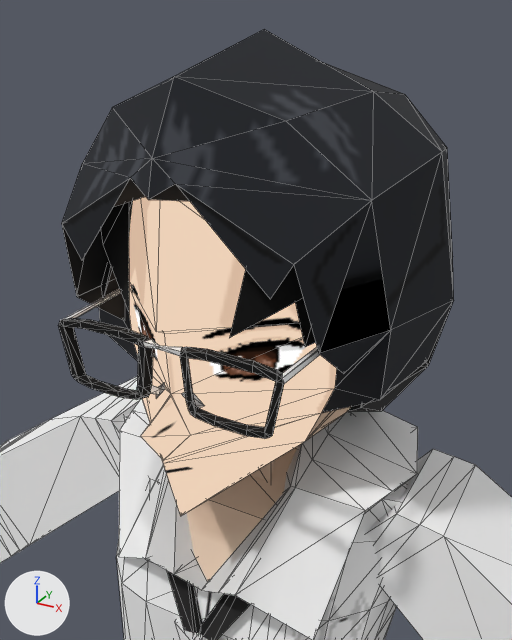
The glTF model public/models/KehanAbout.glb, before and after one commit.
Both versions are drawn from a 50 mm camera at (0.3502, -0.6131, 2.1556) aimed at (0.0353, -0.0404, 1.8693). The lights are fixed; the arrows at lower left show +X, +Y and +Z. The first picture is the older version. Mesh edges are drawn as thin lines. Vertices at exactly the same position are counted once.
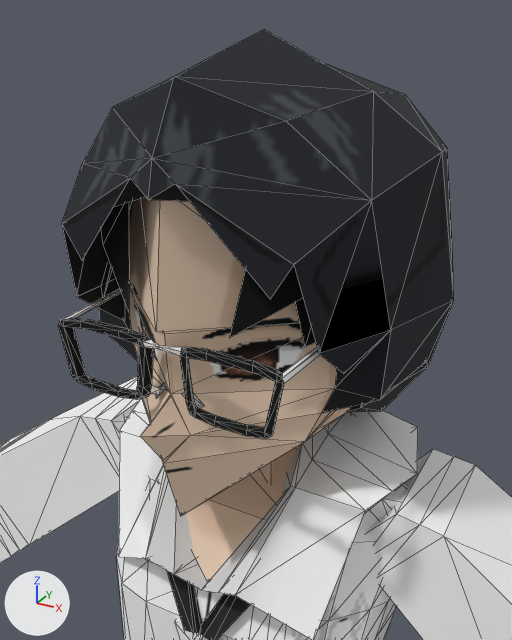
Changed parts and their boxes (x1, y1, x2, y2) in the pictures (512 x 640 px; the box of a moved part takes in the faces that stretch with it):
```json
{"object": "Plane.001", "change": "recoloured, reshaped", "before": [129, 197, 351, 516], "after": [129, 197, 351, 516], "on screen": "beige to brown"}
{"part": 1, "of": "me_plane_001", "change": "moved or reshaped", "before": [141, 397, 321, 464], "after": [141, 397, 321, 464]}
```

Edits to the scene script, one JSON object a line:
```json
{"block": "mat_kehan_face", "where": "n0 = _N.new('ShaderNodeBsdfPrincipled'); n0.name = 'Principled BSDF'"}
{"op": "remove", "block": "mat_kehan_face", "code": "n0.inputs[0].default_value = (0.0, 0.0, 0.0, 1.0)  # 'Base Color', black #000000"}
{"op": "remove", "block": "mat_kehan_face", "code": "n0.inputs[1].default_value = 1.0  # 'Metallic'"}
{"op": "remove", "block": "mat_kehan_face", "code": "n0.inputs[28].default_value = 1.0  # 'Emission Strength'"}
{"block": "mat_kehan_face", "where": "n2 = _N.new('ShaderNodeTexImage'); n2.name = 'Image Texture'"}
{"op": "remove", "block": "mat_kehan_face", "code": "_L.new(n2.outputs[0], n0.inputs[27])  # 'Color' to 'Emission Color'"}
{"op": "add", "block": "mat_kehan_face", "code": "_L.new(n2.outputs[0], n0.inputs[0])  # 'Color' to 'Base Color'"}
{"block": "mat_kehan_mouth", "where": "n0 = _N.new('ShaderNodeBsdfPrincipled'); n0.name = 'Principled BSDF'"}
{"op": "remove", "block": "mat_kehan_mouth", "code": "n0.inputs[0].default_value = (0.0, 0.0, 0.0, 1.0)  # 'Base Color', black #000000"}
{"op": "remove", "block": "mat_kehan_mouth", "code": "n0.inputs[1].default_value = 1.0  # 'Metallic'"}
{"op": "remove", "block": "mat_kehan_mouth", "code": "n0.inputs[28].default_value = 1.0  # 'Emission Strength'"}
{"block": "mat_kehan_mouth", "where": "n2 = _N.new('ShaderNodeTexImage'); n2.name = 'Image Texture'"}
{"op": "remove", "block": "mat_kehan_mouth", "code": "_L.new(n2.outputs[0], n0.inputs[27])  # 'Color' to 'Emission Color'"}
{"op": "add", "block": "mat_kehan_mouth", "code": "_L.new(n2.outputs[0], n0.inputs[0])  # 'Color' to 'Base Color'"}
{"block": "me_plane_001", "where": "# used by ob_plane_001; location = (0.0, 0.0, 0.0)"}
{"op": "remove", "block": "me_plane_001", "code": "me_plane_001.from_pydata(...)  # 33 vertices, 44 faces; spans x -0.135..0.135, y -0.19..0.051, z 1.68..2.02"}
{"op": "add", "block": "me_plane_001", "code": "me_plane_001.from_pydata(...)  # 32 vertices, 42 faces; spans x -0.135..0.135, y -0.19..0.051, z 1.68..2.02"}
{"block": "me_plane_001", "change": "me_plane_001 part 1"}
{"block": "me_plane_001", "change": "1 vertex is removed from x 0.0, y -0.159, z 1.762"}
{"block": "me_plane_001", "change": "12 faces are deleted"}
{"block": "me_plane_001", "change": "2 new faces join them, mat_kehan_body"}
{"block": "me_plane_001", "change": "8 new faces join them, mat_kehan_mouth (picture img_img_0429)"}
```
